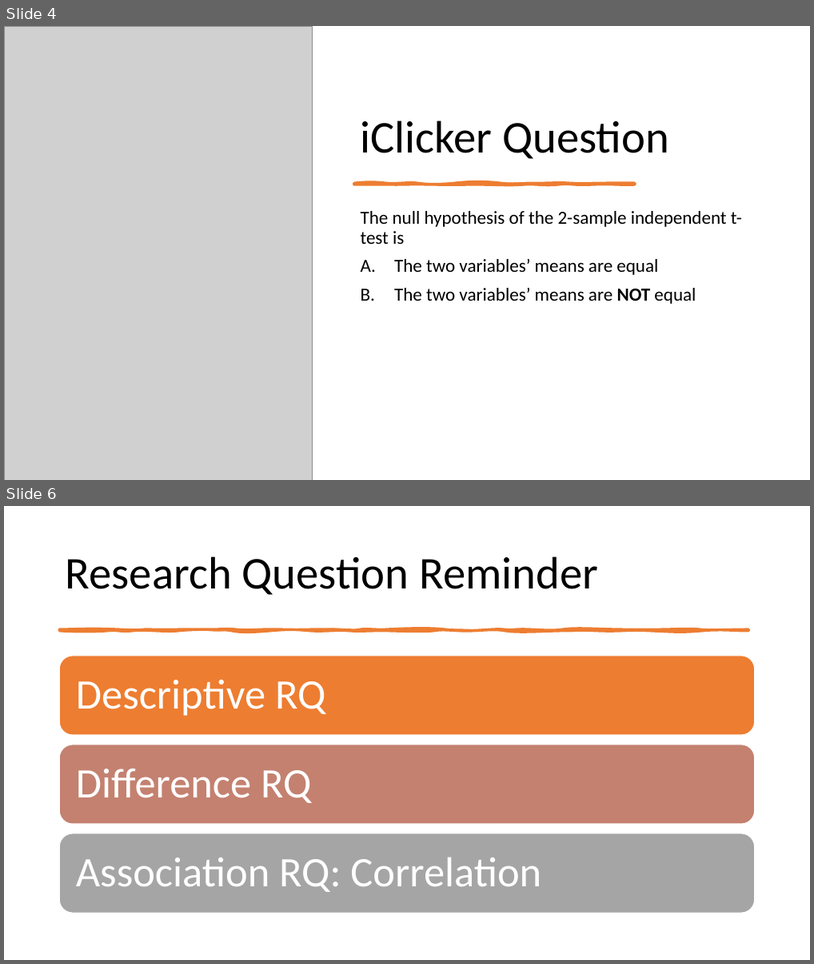
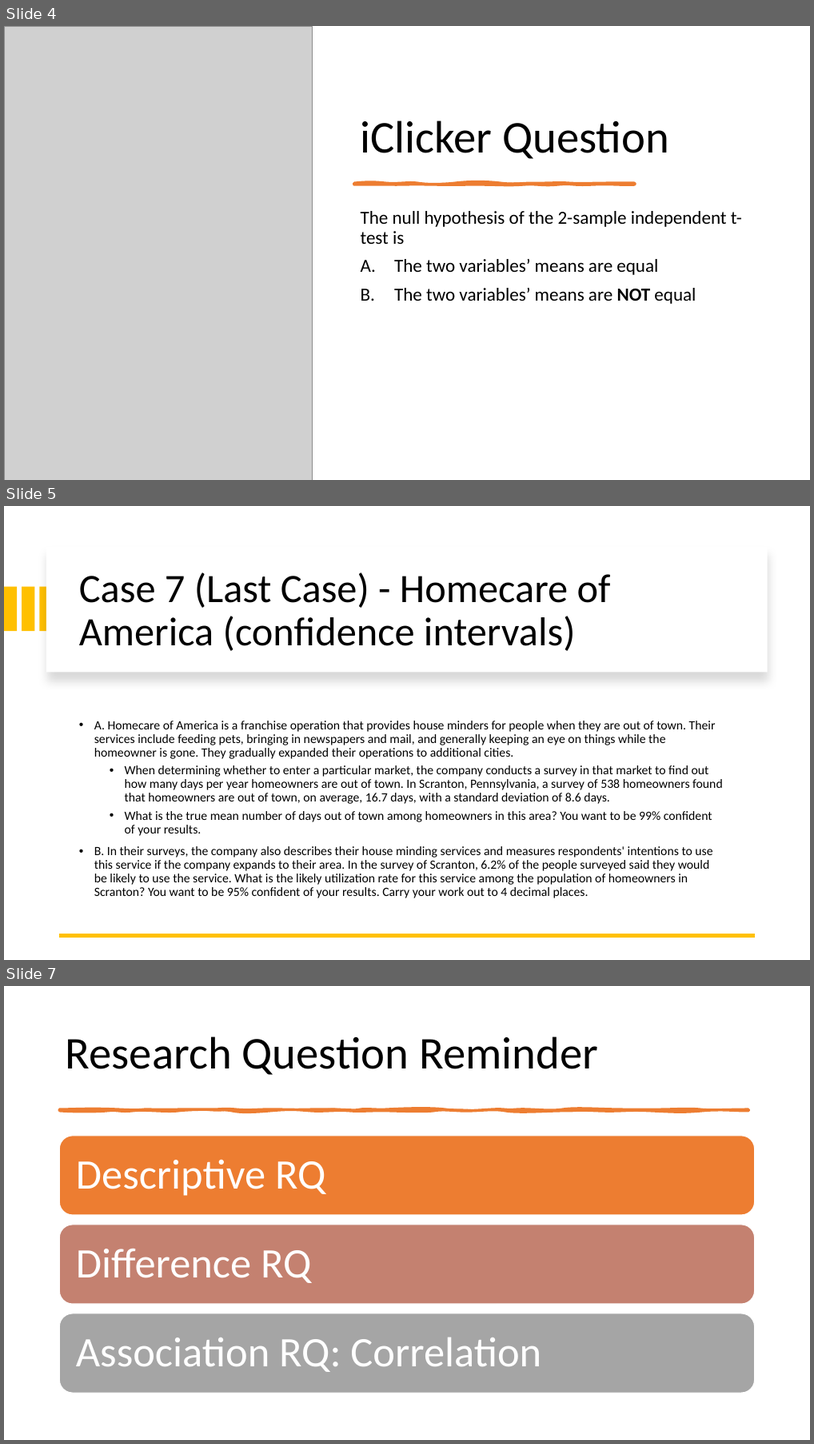
Before and after one commit to mikenguyen13/mar4050_S23_2, a slide deck: lectures/11/1_Correlation.pptx. Shown one above the other, each under a label of ours: slides 4 and 6 before the commit, slides 4, 5 and 7 after it; the slides between them are not shown. The pictures are 814x964 and 814x1444 pixels, drawn with LibreOffice and Linux fonts; fonts in the diff are those of the drawing; grey boxes stand for pictures. Boxes give left, top, right and bottom in pixels: in the first picture for what was removed or moved away, otherwise in the second. Text is boxed around its words. In the diff, an @@ line names an element or a change of style, - is before the commit and + after.

Commit message:
lecture 11 and 8

```diff
--- a/lectures/11/1_Correlation.pptx
+++ b/lectures/11/1_Correlation.pptx
@@ slide 5 added at <box>4,506,810,960</box>, background #FFFFFF @@
@@ rectangle added at <box>46,547,768,672</box>, fill #FFFFFF @@
@@ title added at <box>79,572,611,651</box>, 48 pt, text #000000 @@
+Case 7 (Last Case) - Homecare of America (confidence intervals)
@@ rectangle added at <box>4,587,17,632</box>, fill #FFC000 @@
@@ rectangle added at <box>22,587,34,632</box>, fill #FFC000 @@
@@ rectangle added at <box>40,587,52,632</box>, fill #FFC000 @@
@@ text added at <box>94,720,723,898</box>, 15 pt, text #000000 @@
+• A. Homecare of America is a franchise operation that provides house minders for people when they are out of town. Their services include feeding pets, bringing in newspapers and mail, and generally keeping an eye on things while the homeowner is gone. They gradually expanded their operations to additional cities.
+  • When determining whether to enter a particular market, the company conducts a survey in that market to find out how many days per year homeowners are out of town. In Scranton, Pennsylvania, a survey of 538 homeowners found that homeowners are out of town, on average, 16.7 days, with a standard deviation of 8.6 days.
+  • What is the true mean number of days out of town among homeowners in this area? You want to be 99% confident of your results.
+• B. In their surveys, the company also describes their house minding services and measures respondents' intentions to use this service if the company expands to their area. In the survey of Scranton, 6.2% of the people surveyed said they would be likely to use the service. What is the likely utilization rate for this service among the population of homeowners in Scranton? You want to be 95% confident of your results. Carry your work out to 4 decimal places.
@@ line added from (755, 935) to (60, 935), #FFC000 4.5 pt @@
@@ what was slide 6 is now slide 7 @@
```
